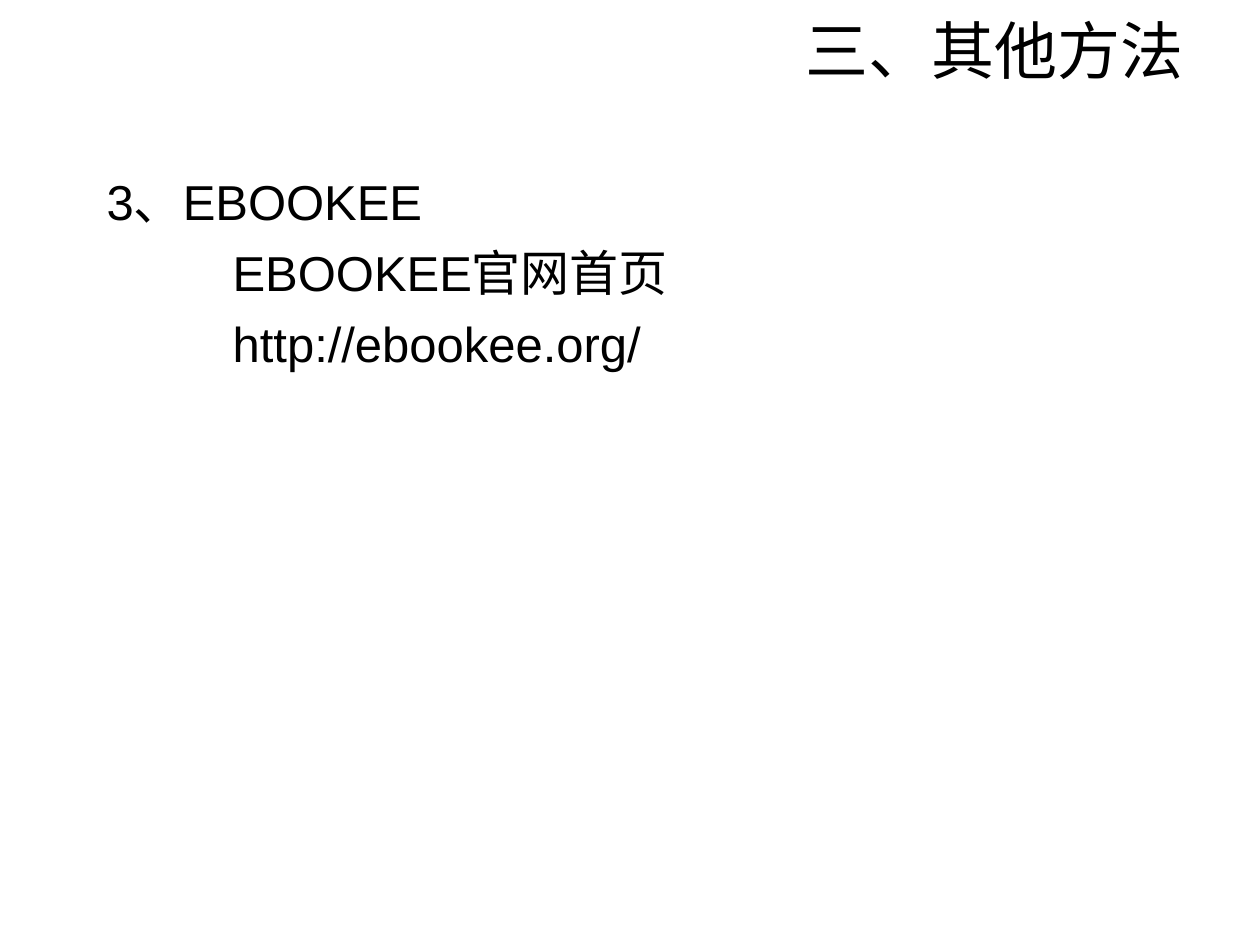
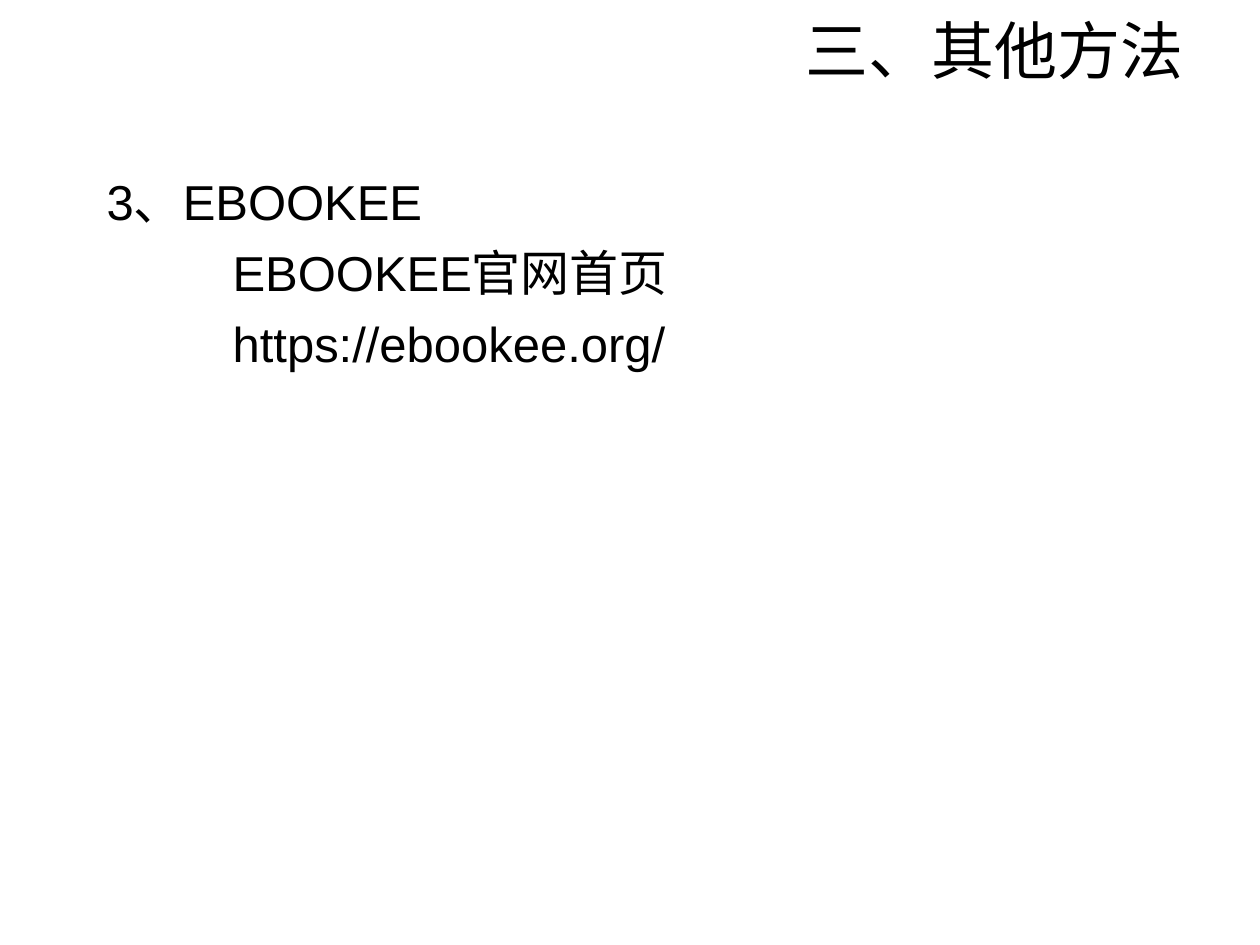
Before and after one commit to sunyisgithub/Git, a slide deck: slide 18 of 文献查找方法.ppt. Drawn at 1260x945 pixels with LibreOffice and Linux fonts; fonts in the diff are those of the drawing; background and template pictures are left out. Boxes give left, top, right and bottom in pixels: in the first picture for what was removed or moved away, otherwise in the second. Text is boxed around its words. In the diff, an @@ line names an element or a change of style, - is before the commit and + after.

```diff
--- a/文献查找方法.ppt
+++ b/文献查找方法.ppt
@@ text at [233,326,666,372]: text changed @@
-http://ebookee.org/
+https://ebookee.org/
```
Also in this commit, not shown: 1 other file.
